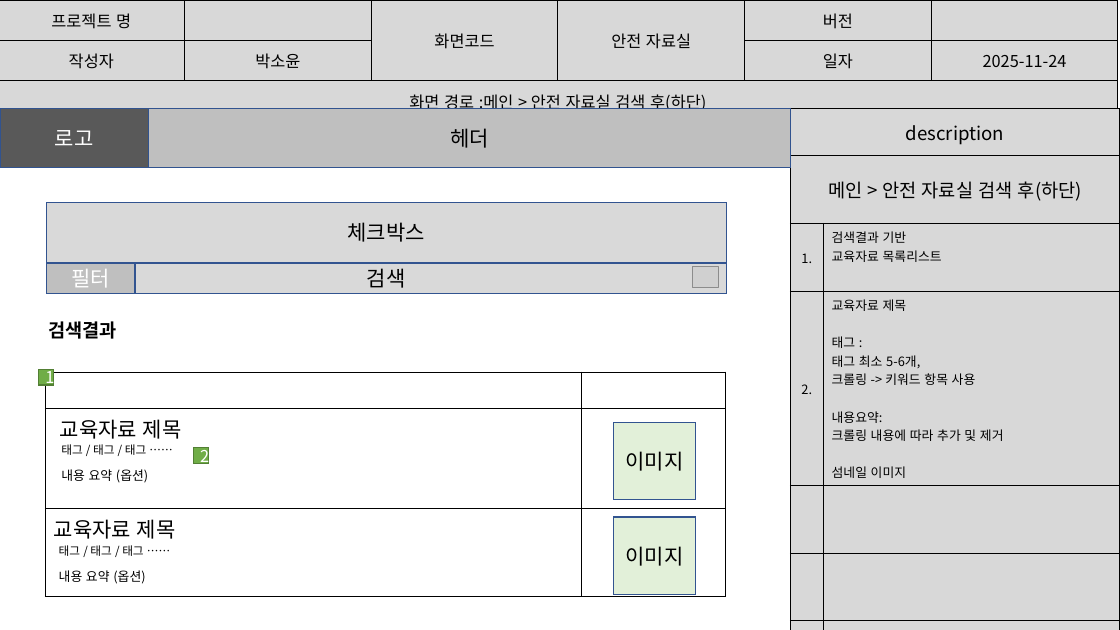
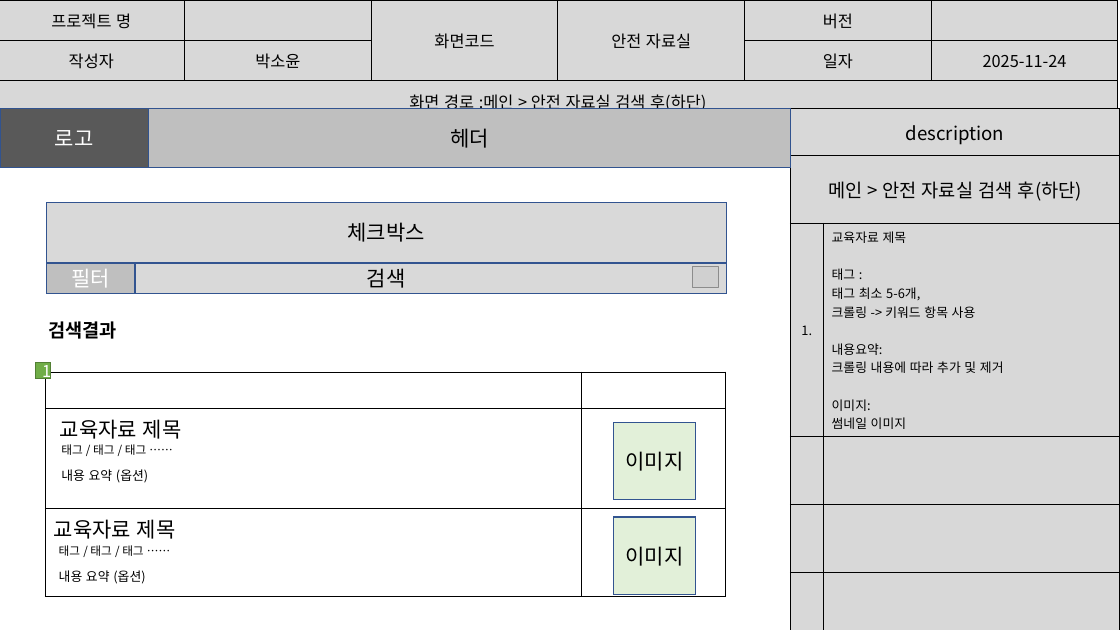
Before and after one commit to imyongchan/source, a slide deck: slide 39 of 종합기획/종합/스토리보드_종합중.pptx (slide 38 before the commit). Drawn at 1120x630 pixels with LibreOffice and Linux fonts; fonts in the diff are those of the drawing; grey boxes stand for pictures. Boxes give left, top, right and bottom in pixels: in the first picture for what was removed or moved away, otherwise in the second. Text is boxed around its words. In the diff, an @@ line names an element or a change of style, - is before the commit and + after.

```diff
--- a/종합기획/종합/스토리보드_종합중.pptx
+++ b/종합기획/종합/스토리보드_종합중.pptx
@@ table at (x1=791, y1=108, x2=1120, y2=630) @@
-row 3: 1. | 검색결과 기반 / 교육자료 목록리스트
-row 4: 2. | 교육자료 제목 / 태그 : / 태그 최소 5-6개, / 크롤링 -> 키워드 항목 사용 / 내용요약: / 크롤링 내용에 따라 추가 및 제거 / 섬네일 이미지
+row 3: 1. | 교육자료 제목 / 태그 : / 태그 최소 5-6개, / 크롤링 -> 키워드 항목 사용 / 내용요약: / 크롤링 내용에 따라 추가 및 제거 / 이미지: / 썸네일 이미지
+row 8:  | 
@@ rectangle "1" moved from (x1=39, y1=370, x2=54, y2=386) to (x1=35, y1=363, x2=50, y2=379) @@
@@ rectangle removed at (x1=193, y1=448, x2=208, y2=464) @@
-2
```
Also in this commit, not shown: 19 other slides changed, 1 slide added.
